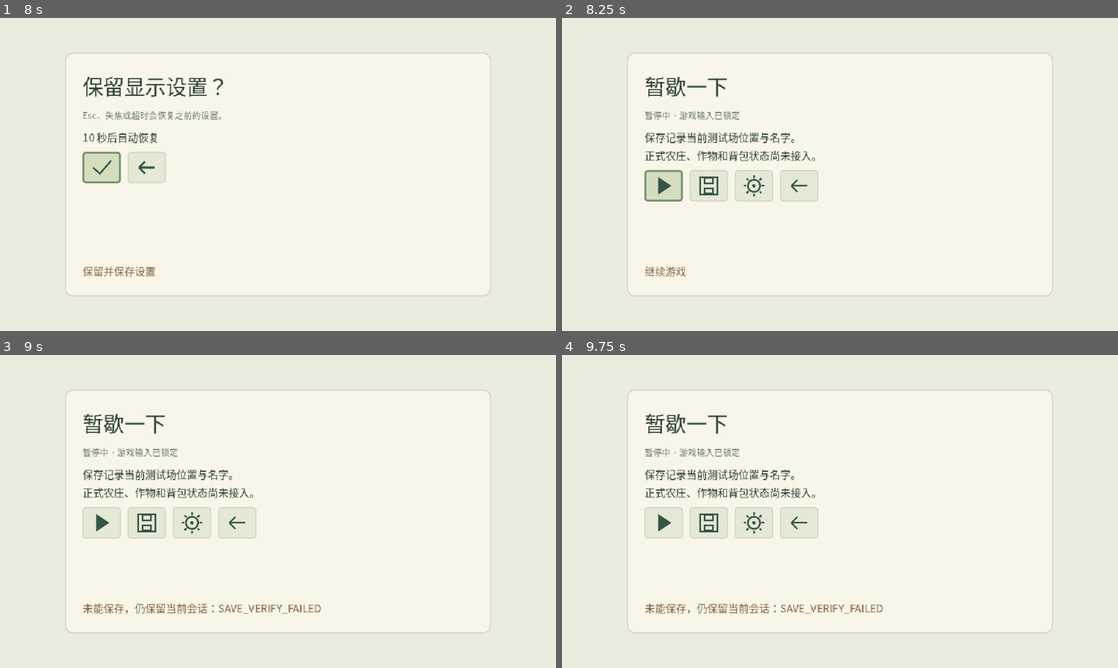
Above: before the commit, frames 1-4 (two rows, left to right).
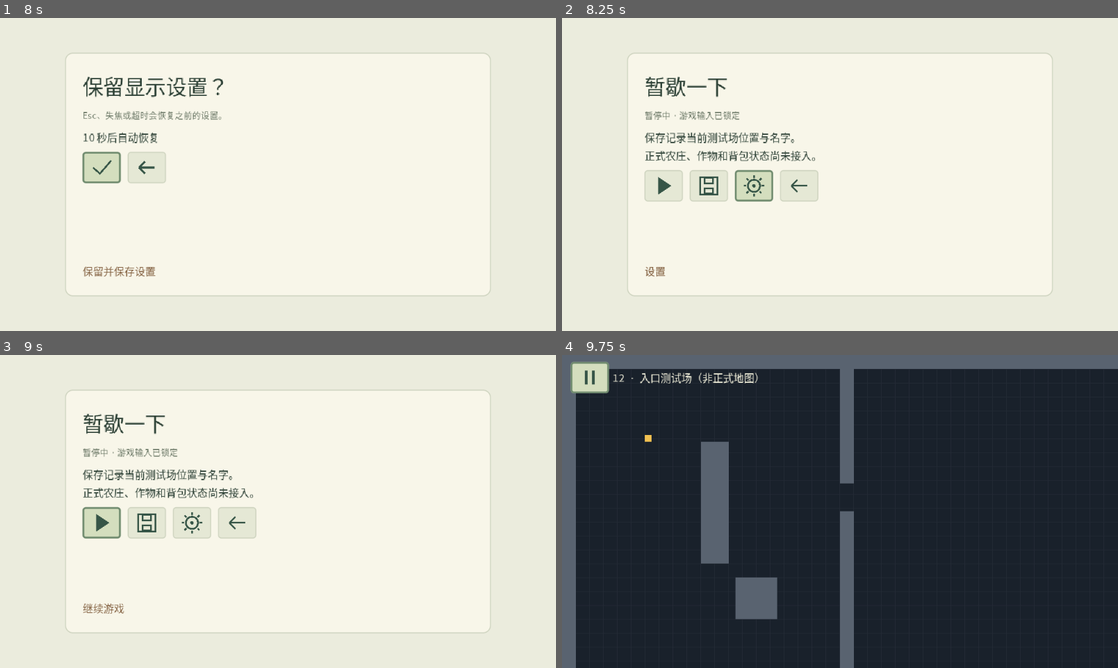
Above: after the commit, the same moments.

Repository: natefox2017/qingfeng
Game: Godot game, scene res://app/main.tscn
Same seed, same stepped clock (60 frames per second), same inputs: the game is played once before the commit and once after it.
Inputs (mouse positions are in pixels of both pictures, inside the frame that each line leads up to):
- Up to frame 1 (8 s): click (144, 187) at 0.52 s; click (278, 158) at 1.27 s; type "12" at 1.35 s; click (278, 208) at 1.5 s; type "12" at 1.58 s; click (100, 243) at 2.02 s; click (27, 39) at 2.75 s; click (100, 187) at 3.52 s; tap Enter at 4.25 s; move the mouse to (400, 158) at 4.27 s; hold D (move_right) 4.28-5 s; click (400, 158) at 4.42 s; click (194, 187) at 5.02 s; click "全屏显示" at 5.75 s; click "垂直同步" at 6.5 s; click (100, 240) at 7.27 s
- Up to frame 2 (8.25 s): click (662, 168) at 8.02 s
- Up to frame 3 (9 s): click (239, 524) at 8.77 s
- Up to frame 4 (9.75 s): tap Space at 9.5 s; move the mouse to (728, 527) at 9.52 s; hold S (move_down) from 9.53 s (still down)

Frame 1 is identical in both runs. In frame 2, 0.5% of the frame differs, in the area x 14-38%, y 48-83%; in frame 3, 0.8%; in frame 4, 100%, in the area x 0-100%, y 0-100%.

Commit message:
Honor requested focus return target

Diff:
--- a/game/ui/pages/menu_view.gd
+++ b/game/ui/pages/menu_view.gd
@@ -127,7 +127,13 @@
 			button(hud,"pause","pause","暂停 / Esc")
 			var text:=Label.new();text.text=context.get("player_name","")+"  ·  入口测试场（非正式地图）";text.add_theme_color_override("font_color",UI_THEME.COLOR_HUD_TEXT);hud.add_child(text)
 	if not context.get("error","").is_empty():notice.text=context.error
-	elif _first_button != null and page != "new_game":_first_button.grab_focus()
+	var preferred_action := str(context.get("focus_action",""))
+	if not preferred_action.is_empty() and buttons.has(preferred_action):
+		var preferred_button: Button = buttons[preferred_action] as Button
+		if preferred_button != null and not preferred_button.disabled:
+			preferred_button.grab_focus()
+			return
+	if _first_button != null and page != "new_game":_first_button.grab_focus()
 
 func form_names() -> Dictionary:
 	return {"player_name":player_name.text,"dog_name":dog_name.text}
